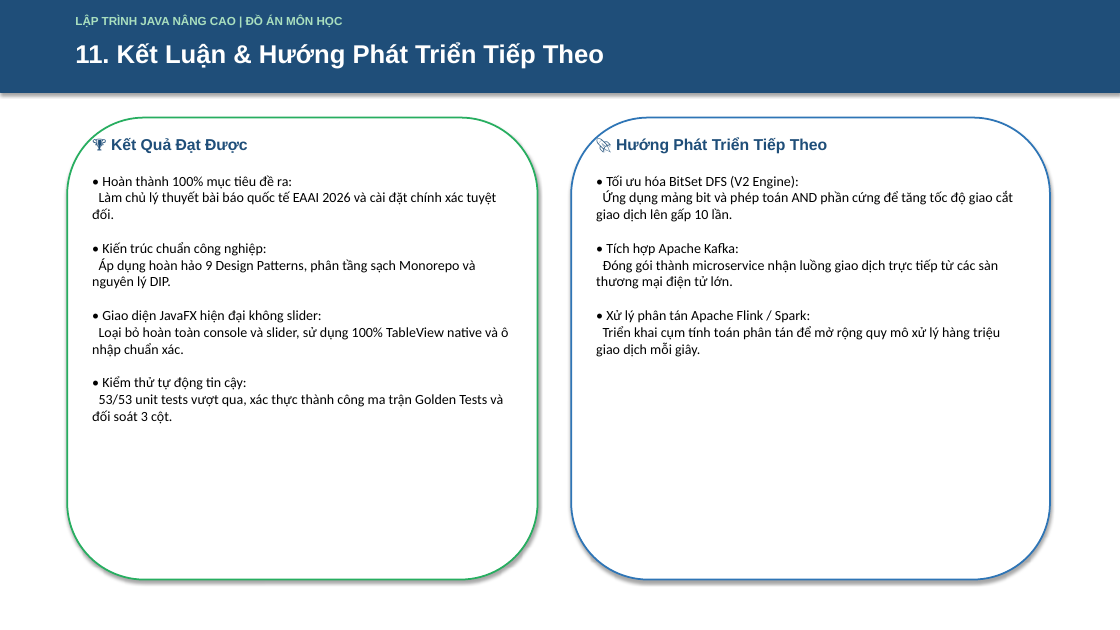
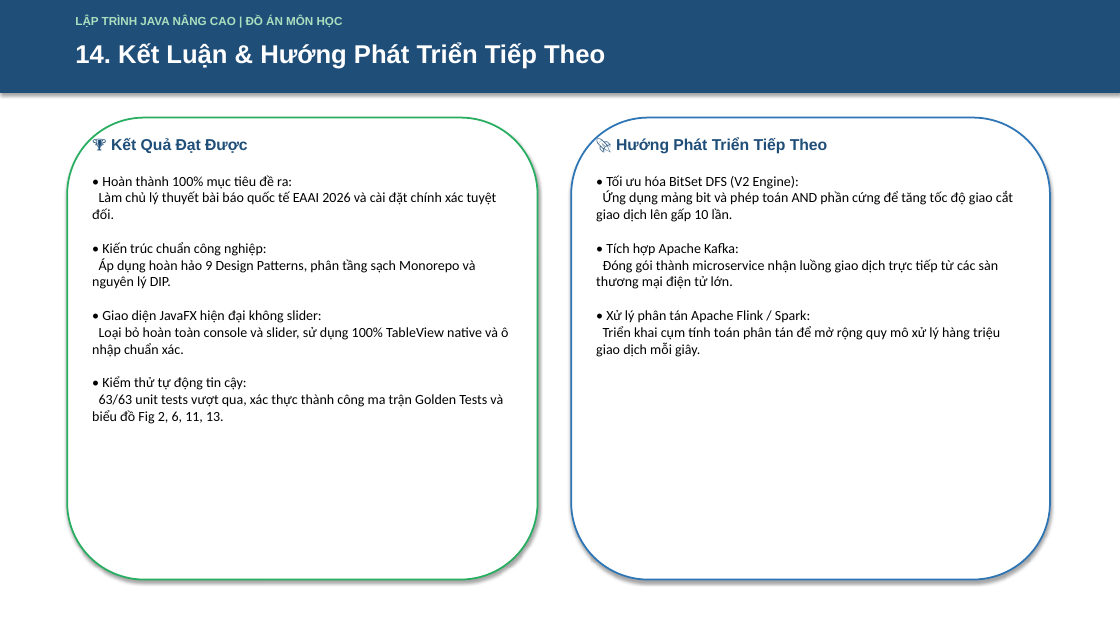
Before and after one commit to 2312741-sudo/javanc, a slide deck: slide 15 of docs/ThuyetTrinh_DeTai_DHOPM_2312741_NguyenThanhTam.pptx (slide 12 before the commit). Drawn at 1120x630 pixels with LibreOffice and Linux fonts; fonts in the diff are those of the drawing. Boxes give left, top, right and bottom in pixels: in the first picture for what was removed or moved away, otherwise in the second. Text is boxed around its words. In the diff, an @@ line names an element or a change of style, - is before the commit and + after.

```diff
--- a/docs/ThuyetTrinh_DeTai_DHOPM_2312741_NguyenThanhTam.pptx
+++ b/docs/ThuyetTrinh_DeTai_DHOPM_2312741_NguyenThanhTam.pptx
@@ text at [75, 42, 605, 69]: text changed @@
-11. Kết Luận & Hướng Phát Triển Tiếp Theo
+14. Kết Luận & Hướng Phát Triển Tiếp Theo
@@ text at [92, 175, 508, 424]: text changed @@
-• Hoàn thành 100% mục tiêu đề ra:
-Làm chủ lý thuyết bài báo quốc tế EAAI 2026 và cài đặt chính xác tuyệt đối.
-• Kiến trúc chuẩn công nghiệp:
-Áp dụng hoàn hảo 9 Design Patterns, phân tầng sạch Monorepo và nguyên lý DIP.
-• Giao diện JavaFX hiện đại không slider:
-Loại bỏ hoàn toàn console và slider, sử dụng 100% TableView native và ô nhập chuẩn xác.
-• Kiểm thử tự động tin cậy:
-53/53 unit tests vượt qua, xác thực thành công ma trận Golden Tests và đối soát 3 cột.
+• Hoàn thành 100% mục tiêu đề ra:
+Làm chủ lý thuyết bài báo quốc tế EAAI 2026 và cài đặt chính xác tuyệt đối.
+• Kiến trúc chuẩn công nghiệp:
+Áp dụng hoàn hảo 9 Design Patterns, phân tầng sạch Monorepo và nguyên lý DIP.
+• Giao diện JavaFX hiện đại không slider:
+Loại bỏ hoàn toàn console và slider, sử dụng 100% TableView native và ô nhập chuẩn xác.
+• Kiểm thử tự động tin cậy:
+63/63 unit tests vượt qua, xác thực thành công ma trận Golden Tests và biểu đồ Fig 2, 6, 11, 13.
```
Also in this commit, not shown: 9 other slides changed, 4 slides added, 1 slide removed, 3 other files.
